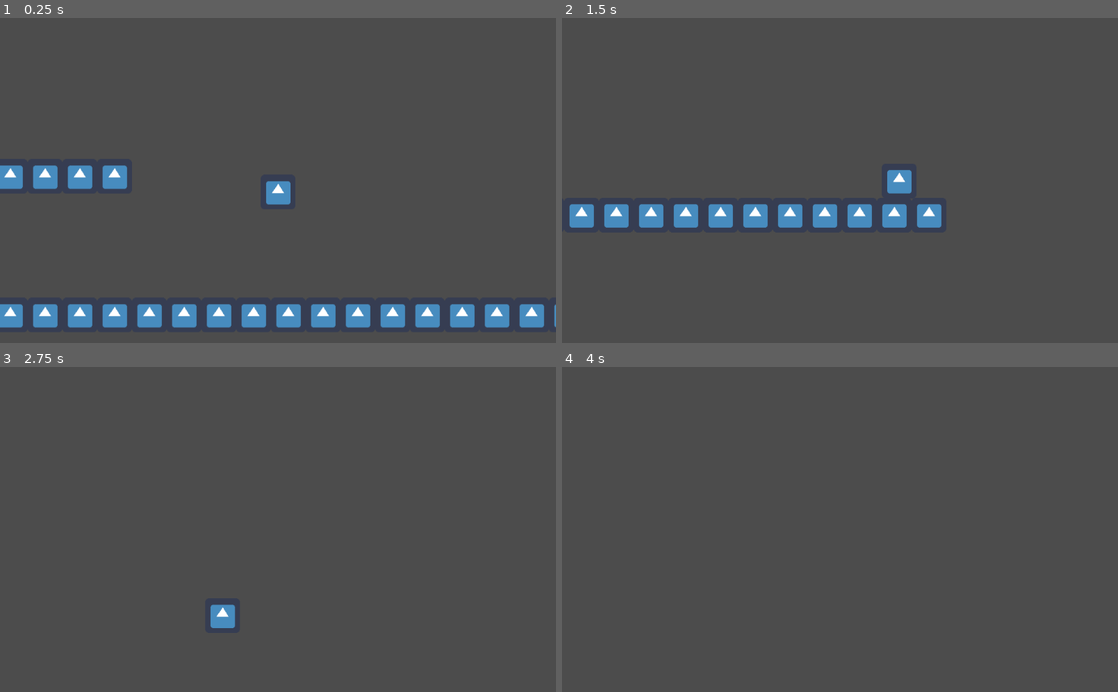
Above: before the commit, frames 1-4 (two rows, left to right).
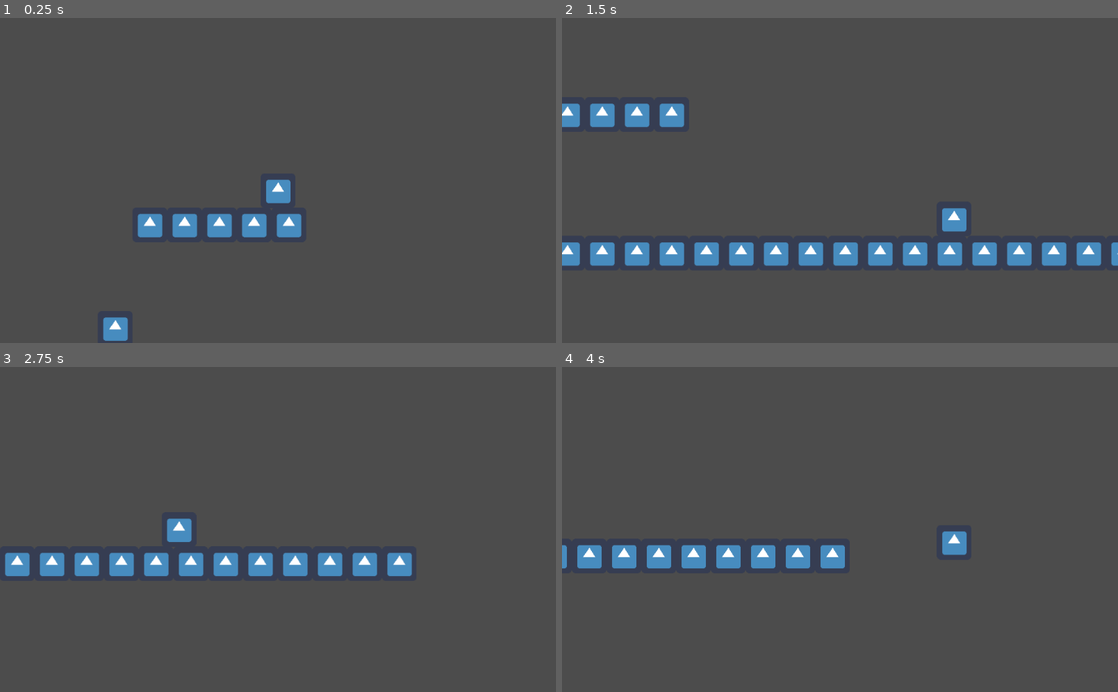
Above: after the commit, the same moments.

Repository: rudimentary-escapism/ld46
Game: Godot game, scene res://src/Level1.tscn
Same seed, same stepped clock (60 frames per second), same inputs: the game is played once before the commit and once after it. The project has no main scene, so this scene is started directly. The engine's default icon, where the game draws it, is replaced by a stand-in: a white triangle on a blue panel in a dark square.
Inputs (mouse positions are in pixels of both pictures, inside the frame that each line leads up to):
- Up to frame 1 (0.25 s): no input
- Up to frame 2 (1.5 s): move the mouse to (962, 164) at 0.52 s; press the mouse at (962, 164) at 0.53 s; hold Right (ui_right) from 0.53 s (still down); move the mouse to (728, 196) at 1.27 s; release the mouse at (728, 196) at 1.28 s; click (728, 196) at 1.35 s
- Up to frame 3 (2.75 s): move the mouse to (333, 458) at 2.02 s; release Right (ui_right) at 2.03 s; press the mouse at (333, 458) at 2.03 s; hold Left (ui_left) from 2.03 s (still down)
- Up to frame 4 (4 s): move the mouse to (812, 594) at 2.77 s; release Left (ui_left) at 2.78 s; release the mouse at (812, 594) at 2.78 s; hold Right (ui_right) from 2.78 s (still down); click (812, 594) at 2.85 s; move the mouse to (1006, 578) at 3.52 s; press the mouse at (1006, 578) at 3.53 s

The runs differ from the first frame. In frame 1, 8.3% of the frame differs, in the area x 0-100%, y 45-100%; in frame 2, 10%, in the area x 0-100%, y 26-77%; in frame 3, 4.6%; in frame 4, 2.9%.

Commit message:
Add shooting ability

Diff:
--- a/project.godot
+++ b/project.godot
@@ -18,6 +18,19 @@
 config/name="ld46"
 config/icon="res://icon.png"
 
+[display]
+
+mouse_cursor/custom_image="res://assets/cursor.png"
+mouse_cursor/custom_image_hotspot=Vector2( 7.5, 7.5 )
+
+[input]
+
+fire={
+"deadzone": 0.5,
+"events": [ Object(InputEventMouseButton,"resource_local_to_scene":false,"resource_name":"","device":0,"alt":false,"shift":false,"control":false,"meta":false,"command":false,"button_mask":0,"position":Vector2( 0, 0 ),"global_position":Vector2( 0, 0 ),"factor":1.0,"button_index":1,"pressed":false,"doubleclick":false,"script":null)
+ ]
+}
+
 [rendering]
 
 quality/driver/driver_name="GLES2"
--- /dev/null
+++ b/src/Enemy.gd
@@ -0,0 +1,10 @@
+extends StaticBody2D
+
+signal shot_down
+
+func _ready() -> void:
+    connect("shot_down", self, "_on_shot_down")
+
+
+func _on_shot_down() -> void:
+    queue_free()
--- a/src/Level1.tscn
+++ b/src/Level1.tscn
@@ -1,7 +1,8 @@
-[gd_scene load_steps=5 format=2]
+[gd_scene load_steps=7 format=2]
 
 [ext_resource path="res://icon.png" type="Texture" id=1]
 [ext_resource path="res://src/Player.tscn" type="PackedScene" id=2]
+[ext_resource path="res://src/Enemy.gd" type="Script" id=3]
 
 [sub_resource type="ConvexPolygonShape2D" id=2]
 points = PoolVector2Array( 64, 64, 0, 64, 0, 0, 64, 0 )
@@ -29,6 +30,9 @@
 } ]
 0/z_index = 0
 
+[sub_resource type="RectangleShape2D" id=3]
+extents = Vector2( 31.6696, 30.846 )
+
 [node name="Level1" type="Node2D"]
 
 [node name="TileMap" type="TileMap" parent="."]
@@ -37,6 +41,16 @@
 tile_data = PoolIntArray( 196605, 0, 0, 196606, 0, 0, 196607, 0, 0, 131072, 0, 0, 131073, 0, 0, 458742, 0, 0, 458743, 0 …(341 unchanged characters)…
 
 [node name="Player" parent="." instance=ExtResource( 2 )]
-position = Vector2( 397.116, 155.605 )
+position = Vector2( 76.1814, 66.4561 )
 gravity = 1000
 friction = 0.5
+
+[node name="Enemy" type="StaticBody2D" parent="."]
+position = Vector2( -223.579, 351.103 )
+script = ExtResource( 3 )
+
+[node name="Sprite" type="Sprite" parent="Enemy"]
+texture = ExtResource( 1 )
+
+[node name="CollisionShape2D" type="CollisionShape2D" parent="Enemy"]
+shape = SubResource( 3 )
--- a/src/Player.gd
+++ b/src/Player.gd
@@ -1,15 +1,26 @@
 extends KinematicBody2D
 
-export (int) var speed = 1200
-export (int) var jump_speed = -1800
-export (int) var gravity = 4000
-export (float, 0, 1.0) var friction = 0.1
-export (float, 0, 1.0) var acceleration = 0.25
+signal shot
 
-var velocity = Vector2.ZERO
+export (int) var speed := 1200
+export (int) var jump_speed := -1800
+export (int) var gravity := 4000
+export (float, 0, 1.0) var friction := 0.1
+export (float, 0, 1.0) var acceleration := 0.25
 
-func get_input():
-    var dir = 0
+var velocity := Vector2.ZERO
+
+func _input(event: InputEvent) -> void:
+    if event.is_action_pressed("fire"):
+        emit_signal("shot")
+
+func _physics_process(delta: float) -> void:
+    get_input()
+    velocity.y += gravity * delta
+    velocity = move_and_slide(velocity, Vector2.UP)
+
+func get_input() -> void:
+    var dir := 0
     if Input.is_action_pressed("ui_right"):
         dir += 1
     if Input.is_action_pressed("ui_left"):
@@ -18,11 +29,3 @@
         velocity.x = lerp(velocity.x, dir * speed, acceleration)
     else:
         velocity.x = lerp(velocity.x, 0, friction)
-
-func _physics_process(delta):
-    get_input()
-    velocity.y += gravity * delta
-    velocity = move_and_slide(velocity, Vector2.UP)
-#    if Input.is_action_just_pressed("jump"):
-#        if is_on_floor():
-#            velocity.y = jump_speed
--- a/src/Player.tscn
+++ b/src/Player.tscn
@@ -1,7 +1,8 @@
-[gd_scene load_steps=4 format=2]
+[gd_scene load_steps=5 format=2]
 
 [ext_resource path="res://src/Player.gd" type="Script" id=1]
 [ext_resource path="res://icon.png" type="Texture" id=2]
+[ext_resource path="res://src/RayCast2D.gd" type="Script" id=3]
 
 [sub_resource type="RectangleShape2D" id=1]
 extents = Vector2( 32, 31 )
@@ -18,5 +19,21 @@
 
 [node name="Camera2D" type="Camera2D" parent="."]
 current = true
+drag_margin_h_enabled = true
 smoothing_enabled = true
 editor_draw_drag_margin = true
+
+[node name="RayCast2D" type="RayCast2D" parent="."]
+script = ExtResource( 3 )
+
+[node name="Line2D" type="Line2D" parent="RayCast2D"]
+visible = false
+points = PoolVector2Array( 0, 0, 0, 50 )
+width = 1.0
+default_color = Color( 0.396078, 0.396078, 0.396078, 1 )
+
+[node name="Timer" type="Timer" parent="RayCast2D"]
+wait_time = 0.1
+one_shot = true
+[connection signal="shot" from="." to="RayCast2D" method="_on_Player_shot"]
+[connection signal="timeout" from="RayCast2D/Timer" to="RayCast2D" method="_on_Timer_timeout"]
--- /dev/null
+++ b/src/RayCast2D.gd
@@ -0,0 +1,21 @@
+extends RayCast2D
+
+onready var line: Line2D = $Line2D
+onready var timer: Timer = $Timer
+
+
+func _on_Player_shot():
+    var direction := get_local_mouse_position().normalized()
+    cast_to = direction * 600
+    force_raycast_update()
+    if is_colliding():
+        line.set_point_position(1, to_local(get_collision_point()))
+        get_collider().emit_signal("shot_down")
+    else:
+        line.set_point_position(1, cast_to)
+    line.visible = true
+    timer.start()
+
+
+func _on_Timer_timeout():
+    line.visible = false
Binary file added: assets/cursor.png
Not shown, added: assets/cursor.png.import
